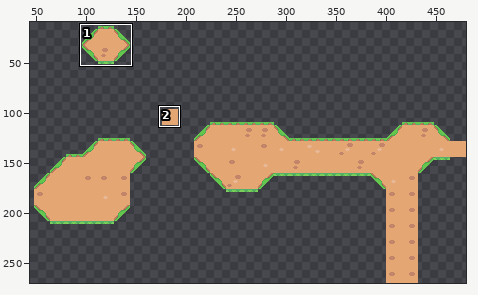
Two versions of one sprite sheet, assets/resources/Terrain_top.png. The picture above shows the old version from afar; the outline marks the close-up.
Close-up. As it was:
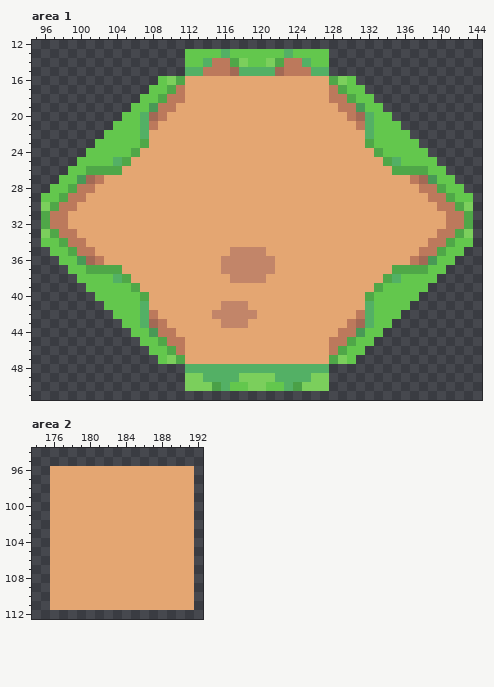
The file is 480x270 pixels. Colours within 5 levels of each other are drawn and written as one. Shown: area 1: x 95..144, y 12..51; area 2: x 174..192, y 94..112. The wide view leaves out empty margins. The commit also changed other parts of the picture, which this record leaves out.
The result:
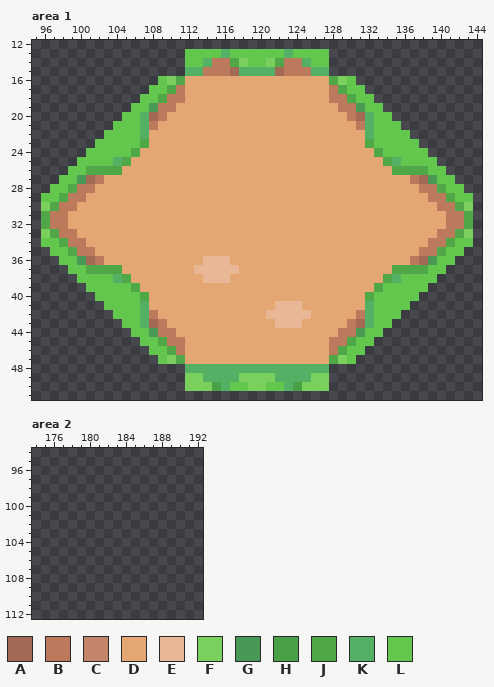
Palette (. is transparent): A #a26955  B #bc795c  C #c28569  D #e4a672  E #e8b796  F #7bcf5c  G #489956  H #4aa047  J #4fa748  K #53b065  L #63c74d
Difference:
--- area 1
@@ x 111..127 @@
 34 DDDDDDDDDDDDDDDDD
-35 DDDDDDCCCCDDDDDDD
-36 DDDDDCCCCCCDDDDDD
-37 DDDDDCCCCCCDDDDDD
-38 DDDDDDCCCCDDDDDDD
+35 DDDDDDDDDDDDDDDDD
+36 DDDEEEDDDDDDDDDDD
+37 DDEEEEEDDDDDDDDDD
+38 DDDEEEDDDDDDDDDDD
 39 DDDDDDDDDDDDDDDDD
 40 DDDDDDDDDDDDDDDDD
-41 DDDDDCCCDDDDDDDDD
-42 DDDDCCCCCDDDDDDDD
-43 DDDDDCCCDDDDDDDDD
+41 DDDDDDDDDDDEEEDDD
+42 DDDDDDDDDDEEEEEDD
+43 DDDDDDDDDDDEEEDDD
 44 DDDDDDDDDDDDDDDDD
--- area 2
@@ x 174..192 @@
  95 ...................
- 96 ..DDDDDDDDDDDDDDDD.
- 97 ..DDDDDDDDDDDDDDDD.
- 98 ..DDDDDDDDDDDDDDDD.
- 99 ..DDDDDDDDDDDDDDDD.
-100 ..DDDDDDDDDDDDDDDD.
-101 ..DDDDDDDDDDDDDDDD.
-102 ..DDDDDDDDDDDDDDDD.
-103 ..DDDDDDDDDDDDDDDD.
-104 ..DDDDDDDDDDDDDDDD.
-105 ..DDDDDDDDDDDDDDDD.
-106 ..DDDDDDDDDDDDDDDD.
-107 ..DDDDDDDDDDDDDDDD.
-108 ..DDDDDDDDDDDDDDDD.
-109 ..DDDDDDDDDDDDDDDD.
-110 ..DDDDDDDDDDDDDDDD.
-111 ..DDDDDDDDDDDDDDDD.
+ 96 ...................
+ 97 ...................
+ 98 ...................
+ 99 ...................
+100 ...................
+101 ...................
+102 ...................
+103 ...................
+104 ...................
+105 ...................
+106 ...................
+107 ...................
+108 ...................
+109 ...................
+110 ...................
+111 ...................
 112 ...................
Where, in picture pixels (left, top, right, bottom), the same in both close-ups:
changed: (194, 247, 311, 328)
erased: (50, 466, 194, 610)
